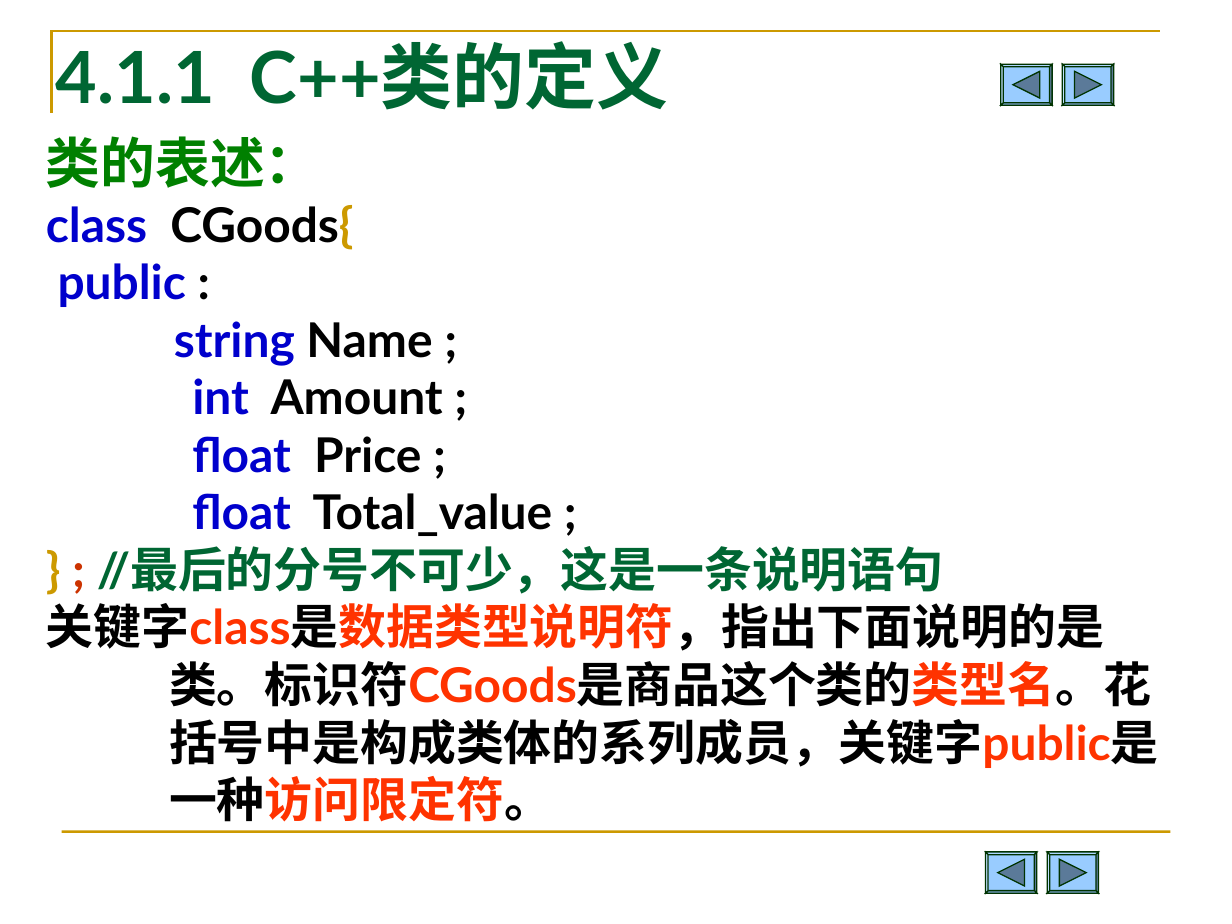
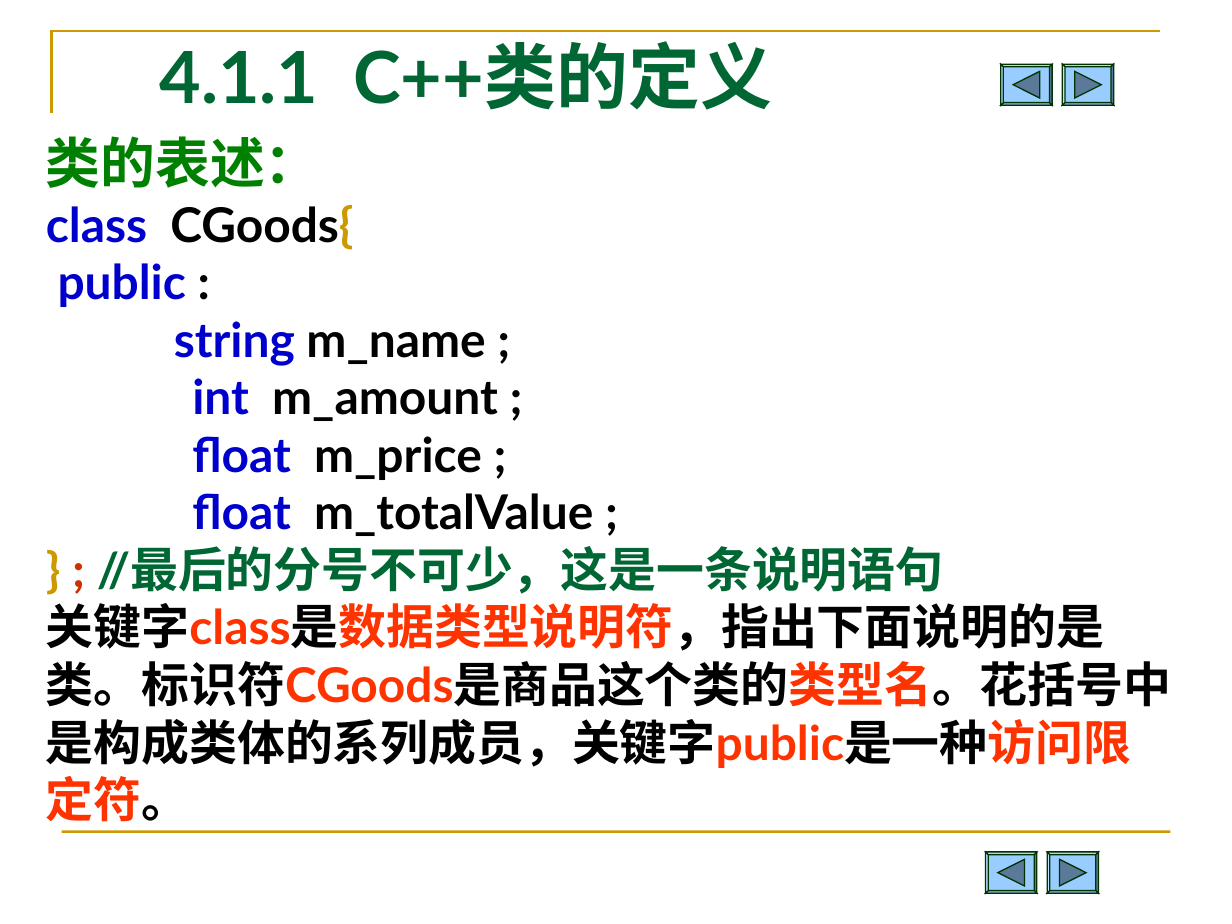
Before and after one commit to Changhe160/Changhe160.github.io, a slide deck: slide 5 of teachingRes/Cplusplus/unit04类与对象.ppt (slide 7 before the commit). Drawn at 1232x924 pixels with LibreOffice and Linux fonts; fonts in the diff are those of the drawing. Boxes give left, top, right and bottom in pixels: in the first picture for what was removed or moved away, otherwise in the second. Text is boxed around its words. In the diff, an @@ line names an element or a change of style, - is before the commit and + after.

```diff
--- a/teachingRes/Cplusplus/unit04类与对象.ppt
+++ b/teachingRes/Cplusplus/unit04类与对象.ppt
@@ title "4.1.1 C++类的定义" at bbox=[159, 41, 771, 110]: alignment left to centre @@
@@ text at bbox=[46, 136, 1171, 822]: indent changed @@
@@ text at bbox=[174, 321, 593, 536]: text changed @@
-string Name ;
-int Amount ;
-float Price ;
-float Total_value ;
+string m_name ;
+int m_amount ;
+float m_price ;
+float m_totalValue ;
@@ freeform shape at bbox=[986, 853, 1037, 893]: outline redrawn @@
@@ freeform shape at bbox=[1047, 853, 1099, 893]: outline redrawn @@
```
Also in this commit, not shown: 87 other slides changed, 2 slides removed, 1 other file.
